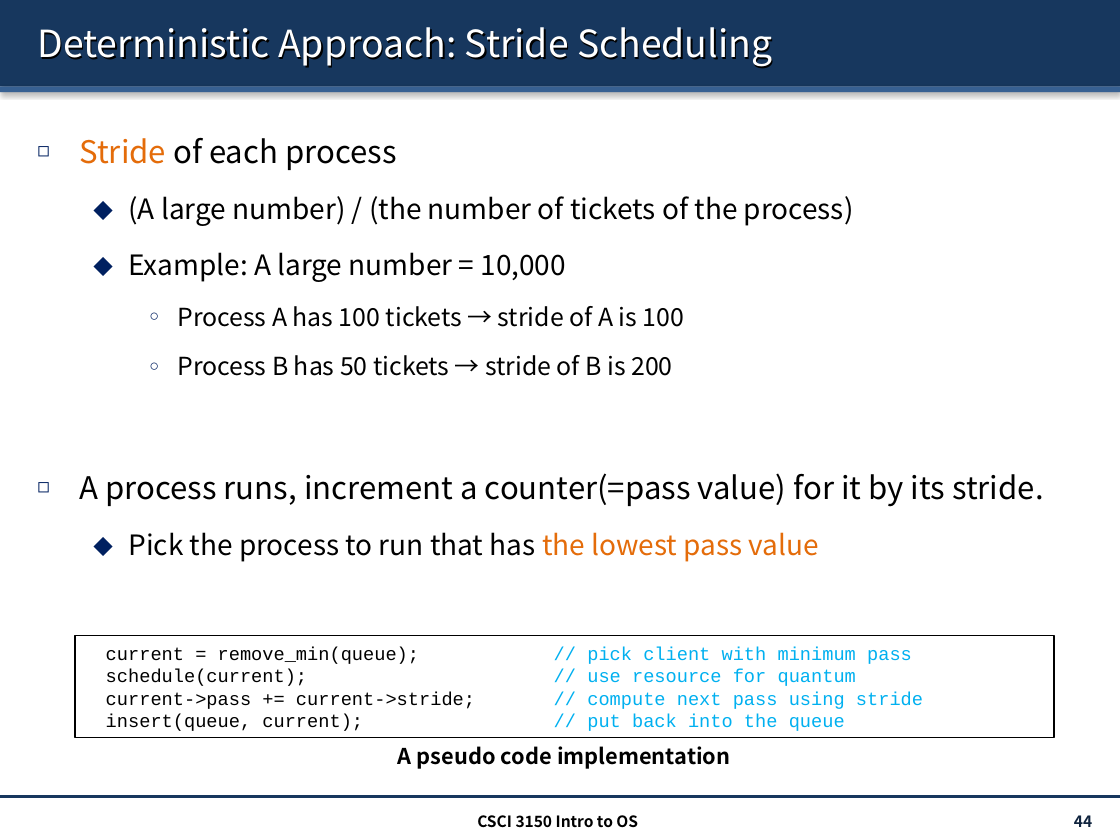
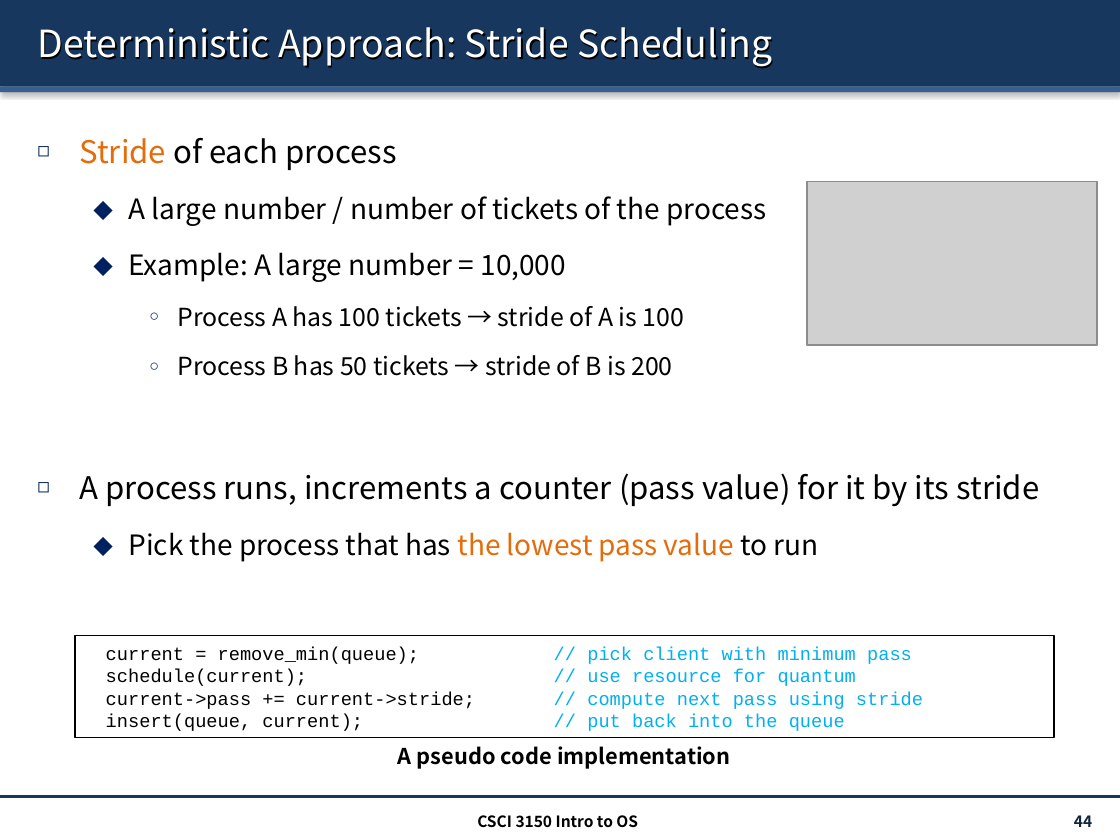
Before and after one commit to henryhxu/CSCI3150, a slide deck: slide 44 of lecture/lec9_sched.pptx. Drawn at 1120x840 pixels with LibreOffice and Linux fonts; fonts in the diff are those of the drawing; grey boxes stand for pictures. Boxes give left, top, right and bottom in pixels: in the first picture for what was removed or moved away, otherwise in the second. Text is boxed around its words. In the diff, an @@ line names an element or a change of style, - is before the commit and + after.

```diff
--- a/lecture/lec9_sched.pptx
+++ b/lecture/lec9_sched.pptx
@@ text at [128,196,766,226]: text changed @@
-  ⬥ (A large number) / (the number of tickets of the process)
+  ⬥ A large number / number of tickets of the process
@@ picture added at [806,181,1096,345] @@
@@ text at [79,473,1039,562]: text changed @@
-◻ A process runs, increment a counter(=pass value) for it by its stride.
-  ⬥ Pick the process to run that has the lowest pass value
+◻ A process runs, increments a counter (pass value) for it by its stride
+  ⬥ Pick the process that has the lowest pass value to run
```
Also in this commit, not shown: 18 other slides changed, 1 other file.
